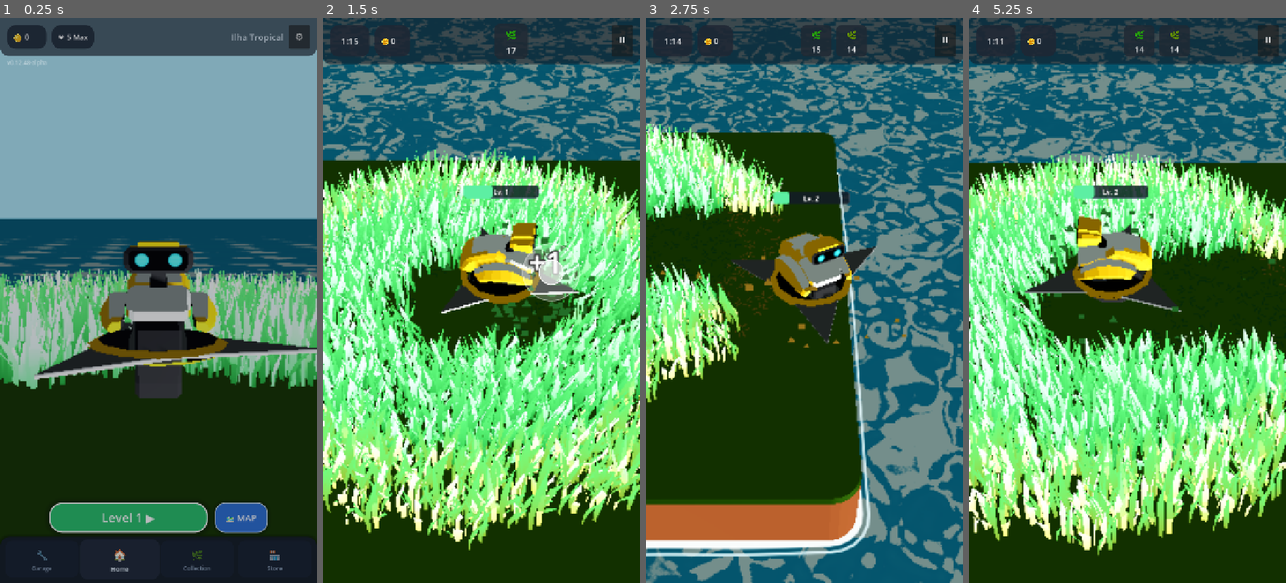
Above: before the commit, frames 1-4 (left to right).
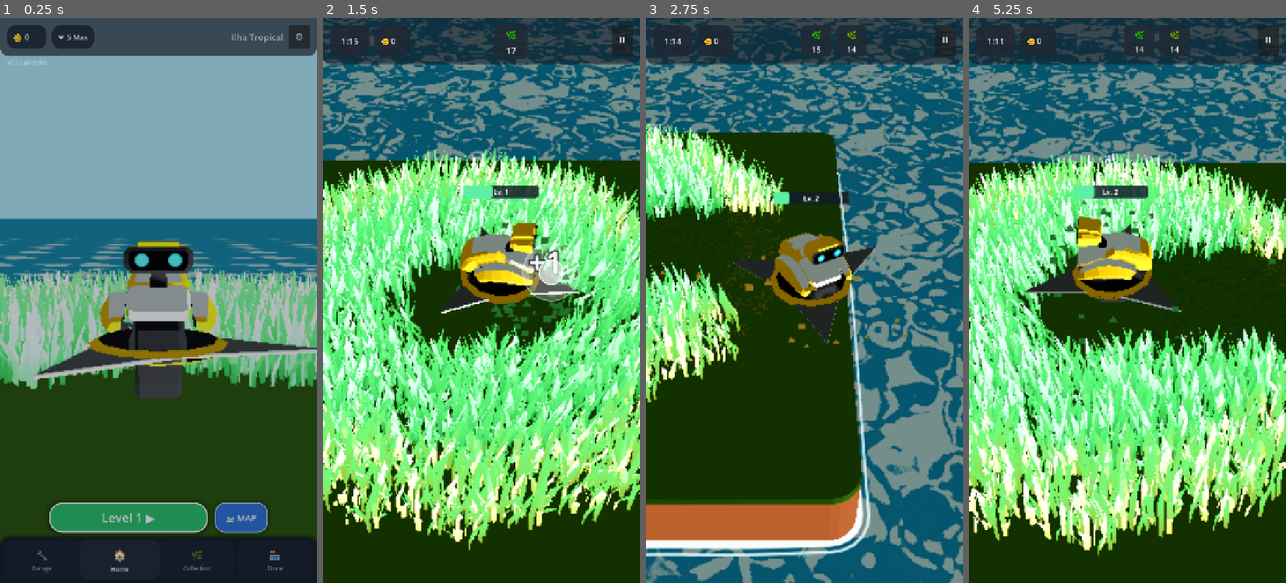
Above: after the commit, the same moments.

Repository: rogerbif/grass-cut-bot
Game: Godot game, scene res://scenes/menu/main_menu.tscn
Same seed, same stepped clock (60 frames per second), same inputs: the game is played once before the commit and once after it.
Inputs (mouse positions are in pixels of both pictures, inside the frame that each line leads up to):
- Up to frame 1 (0.25 s): no input
- Up to frame 2 (1.5 s): click "Level 1 ▶" at 0.5 s; tap Enter at 1.25 s; move the mouse to (551, 272) at 1.27 s; hold Right (ui_right) from 1.28 s (still down); hold Alt from 1.28 s (still down); click (551, 272) at 1.42 s
- Up to frame 3 (2.75 s): release Right (ui_right) at 2 s; release Alt at 2 s; drag from (741, 328) to (788, 413) at 2.02 s
- Up to frame 4 (5.25 s): move the mouse to (1159, 176) at 2.77 s; hold Right (ui_right) 2.78-3.5 s; tap Z at 2.85 s; drag from (1111, 413) to (1032, 215) at 3.52 s; move the mouse to (1222, 385) at 4.27 s; hold Left (ui_left) 4.28-5 s; tap 1 at 4.35 s; drag from (1032, 215) to (1079, 159) at 5.02 s

The runs differ from the first frame. In frame 1, 12% of the frame differs, in the area x 0-100%, y 35-62%; in frame 2, 1.4%; in frame 3, less than 0.1%; in frame 4, 0.8%.

Commit message:
fix(graphics): desativa rim light estourado na grama e calibra luz ambiente do menu (v0.12.48-alpha)

Diff:
--- a/scenes/menu/main_menu.tscn
+++ b/scenes/menu/main_menu.tscn
@@ -16,7 +16,7 @@
 background_color = Color(0.55, 0.82, 0.94, 1)
 ambient_light_source = 2
 ambient_light_color = Color(0.88, 0.94, 0.92, 1)
-ambient_light_energy = 0.2
+ambient_light_energy = 0.45
 tonemap_mode = 2
 
 [sub_resource type="PlaneMesh" id="PlaneMesh_ocean"]
--- a/shaders/interactive_grass.gdshader
+++ b/shaders/interactive_grass.gdshader
@@ -135,12 +135,14 @@
 	vec3 diffuse_light = mix(color_shadow.rgb, LIGHT_COLOR * toon_ramp_tinting, toon_ramp);
 	DIFFUSE_LIGHT += diffuse_light * ATTENUATION;
 
-	// Rim Lighting estilizado (silhueta brilhante das folhas contra a luz solar)
+	// Rim Lighting estilizado (silhueta brilhante suave restrita às pontas das folhas)
 	if (use_rim) {
+		float h_mask = clamp(UV.y, 0.0, 1.0);
+		h_mask = h_mask * h_mask; // Apenas nas pontas superiores
 		float NdotV = clamp(dot(NORMAL, VIEW), 0.0, 1.0);
 		float rim = (1.0 - NdotV) * pow(max(NdotL, 0.001), rim_power * 0.5);
 		float rim_half_smooth = max(rim_smoothness * 0.5, 0.001);
 		float rim_ramp = smoothstep(rim_cutoff - rim_half_smooth, rim_cutoff + rim_half_smooth, rim);
-		DIFFUSE_LIGHT += rim_color.rgb * rim_ramp * rim_brightness * ATTENUATION;
+		DIFFUSE_LIGHT += rim_color.rgb * rim_ramp * rim_brightness * h_mask * ATTENUATION;
 	}
 }
--- a/shaders/interactive_grass_material.tres
+++ b/shaders/interactive_grass_material.tres
@@ -15,7 +15,7 @@
 shader_parameter/toon_ramp_offset = 0.62
 shader_parameter/toon_ramp_smoothness = 0.72
 shader_parameter/toon_ramp_tinting = Vector3(1, 1, 1)
-shader_parameter/use_rim = true
+shader_parameter/use_rim = false
 shader_parameter/rim_color = Color(0.85, 1, 0.65, 1)
 shader_parameter/rim_power = 1.0
 shader_parameter/rim_cutoff = 0.45
